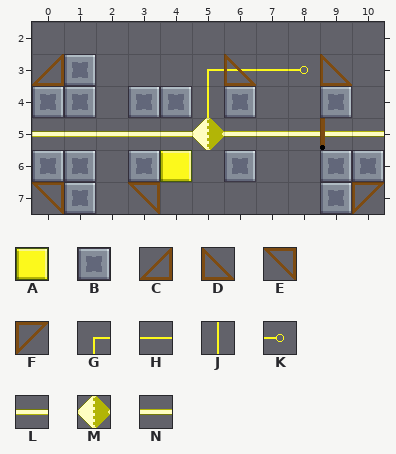
Tiled map (JSON), stored at Assets/Level_Editor/TileMap/Room_1.tmj. The picture above is the old version.
Cells are 32x32 px. Shown: x 0..10, y 2..7.
Key: from "tileSet": A 32 "block", B 33 "wall", C 106 "bridge", D 107 "bridge", E 116 "bridge", F 117 "bridge", G 157 "cable_wire", H 158 "cable_wire", J 167 "cable_wire", K 188 "cable_source", L 211 "cable_wire", M 221 "cable_link", N 231 "cable_wire".
_ is an empty cell.
Layers that did not change in this view are not listed.
Layer "Overlap" before, first column x 0:
2 ___________
3 _____GHHK__
4 _____J_____
5 LLLLLMNNNNN
6 ___________
7 ___________
Layer "Blocks" before, first column x 0:
2 ___________
3 CB____D__D_
4 BB_BB_B__B_
5 ___________
6 BB_BA_B__BB
7 EB_E_____BF
New version:
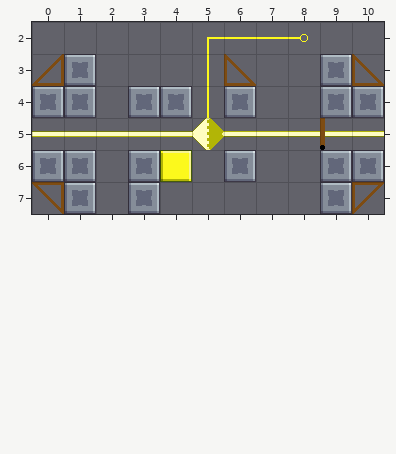
Difference:
Layer "Overlap":
y 2: x 5..8 ____ -> GHHK
y 3: x 5..8 GHHK -> J___
Layer "Blocks":
y 3: x 9..10 D_ -> BD
y 4: x 10 _ -> B
y 7: x 3 E -> B
